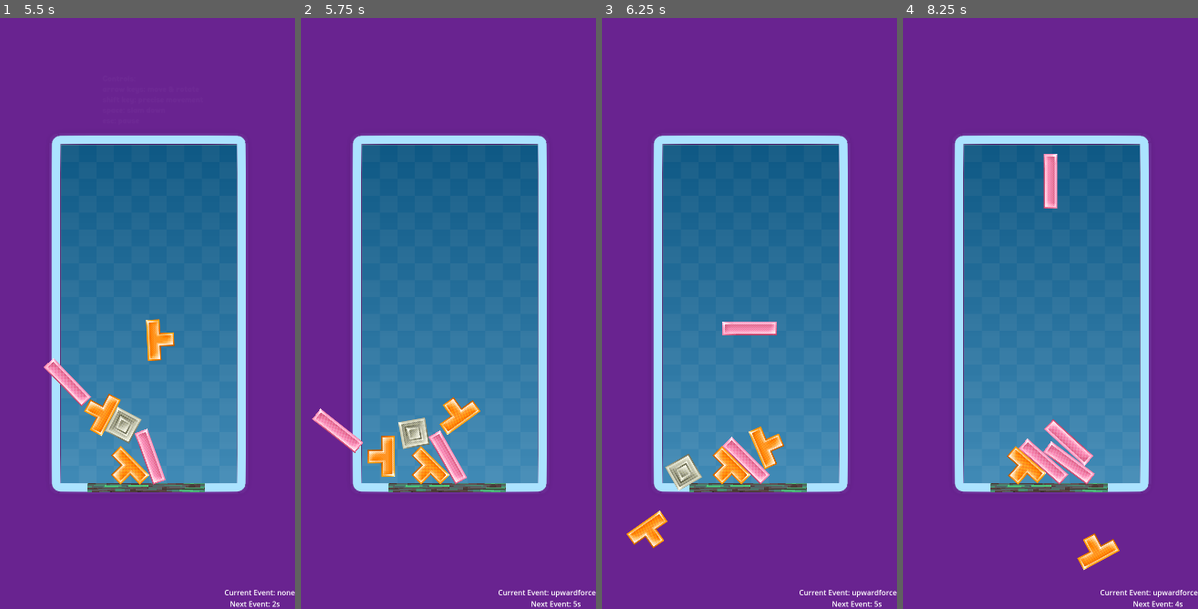
Above: before the commit, frames 1-4 (left to right).
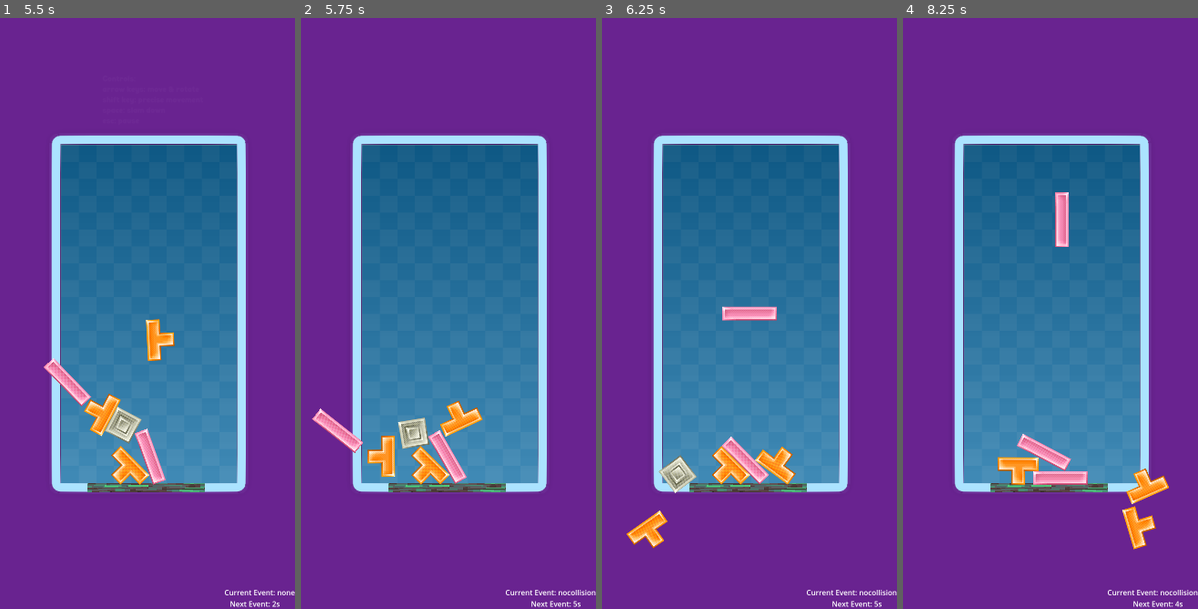
Above: after the commit, the same moments.

Repository: lpuv/evil-tetris
Game: Godot game, scene res://scenes/start_ui.tscn
Same seed, same stepped clock (60 frames per second), same inputs: the game is played once before the commit and once after it. Sound files missing from this copy of the repository are replaced by a short silence.
Inputs:
- Up to frame 1 (5.5 s): click "start!" at 0.5 s; hold Right (right) 1.28-2.03 s; tap Space (space) every 0.75 s from 1.35 to 5.1 s; hold Down (down) 2.03-2.78 s; hold Right (right) 2.78-3.53 s; hold Up (up) 3.53-4.28 s; hold Left (left) from 4.28 s (still down)
- Up to frame 2 (5.75 s): keep holding Left (left)
- Up to frame 3 (6.25 s): release Left (left) at 5.78 s; hold Down (down) from 5.78 s (still down); tap Space (space) at 5.85 s
- Up to frame 4 (8.25 s): release Down (down) at 6.53 s; hold Right (right) 6.53-7.28 s; tap Space (space) at 6.6, 7.35, 8.1 s; hold Up (up) 7.28-8.03 s; hold Right (right) from 8.03 s (still down)

Frame 1 is identical in both runs. In frame 2, 0.9% of the frame differs, in the area x 32-100%, y 64-98%; in frame 3, 2.6%; in frame 4, 4.4%, in the area x 32-100%, y 22-98%.

Commit message:
minor cleanup

Diff:
--- a/project/scripts/blocklogic.gd
+++ b/project/scripts/blocklogic.gd
@@ -8,6 +8,7 @@
 @export var is_controllable: bool
 
 var is_rotating_chaos = false
+var is_unique = false
 
 
 func get_random_angle() -> int:
@@ -67,8 +68,8 @@
 	elif node.name != "walls" and node.name != "deathplane" and is_controllable:
 		is_controllable = false
 		set_collision_layer_value(2, true)  # other pieces
+		set_collision_mask_value(2, true)
 		set_collision_layer_value(1, false) # walls
-		set_collision_mask_value(2, true)
 		set_collision_mask_value(1, false)
 		set_collision_layer_value(4, true) # floaty & flying pieces
 		set_collision_mask_value(4, true)
@@ -76,3 +77,8 @@
 		set_collision_mask_value(5, true)
 		set_meta("is_landed", true) # win check
 		gravity_scale = 1
+
+	print(node.get_parent().name + " " + get_parent().name)
+
+	if node.get_parent().name == get_parent().name and is_unique:
+		print("omg")
--- a/project/scripts/main.gd
+++ b/project/scripts/main.gd
@@ -17,6 +17,7 @@
 var is_rotating_chaos = false
 var is_random_gravity = false
 var is_fast_gravity = false
+var is_unique = false
 
 var music_player: AudioStreamPlayer
 var chaos_player: AudioStreamPlayer
@@ -49,13 +50,14 @@
 	body.contact_monitor = true
 	body.max_contacts_reported = 5
 	body.set_meta("to_delete", false)
+	body.set_meta("is_quantum", false)
 
 
 	# chaos
 	if is_not_colliding:
 		body.set_collision_layer_value(1, false)
+		body.set_collision_mask_value(1, false)
 		body.set_collision_layer_value(2, false)
-		body.set_collision_mask_value(1, false)
 		body.set_collision_mask_value(2, false)
 		body.set_collision_layer_value(3, true)
 		body.set_collision_mask_value(3, true)
@@ -63,6 +65,7 @@
 
 
 	current_piece = piece
+	body.add_to_group("pieces")
 
 
 func _ready():
@@ -178,30 +181,23 @@
 	elif event == "bouncy":
 		current_piece.get_node("RigidBody2D").physics_material_override = bouncyMaterial
 	elif event == "rotatechaos":
-		for child in get_children():
-			for child_child in child.get_children():
-				if child_child is RigidBody2D:
-					child_child.is_rotating_chaos = true
+		is_rotating_chaos = true
+		for child in get_tree().get_nodes_in_group("pieces"):
+			child.is_rotating_chaos = true
 		$EventTimer.start()
 	elif event == "randomgravity":
 		$ceiling.is_random_gravity = true
 	elif event == "fastgravity":
 		$ceiling.is_fast_gravity = true
 	elif event == "downwardsforce":
-		for child in get_children():
-			for child_child in child.get_children():
-				if child_child is RigidBody2D:
-					child_child.apply_force(Vector2(0, 1000))
+		for piece in get_tree().get_nodes_in_group("pieces"):
+			piece.apply_force(Vector2(0, 1000))
 	elif event == "randomforce":
-		for child in get_children():
-			for child_child in child.get_children():
-				if child_child is RigidBody2D:
-					child_child.apply_force(Vector2(randi_range(-10000, 10000), randi_range(-10000, 10000)))
+		for piece in get_tree().get_nodes_in_group("pieces"):
+			piece.apply_force(Vector2(rng.randi_range(-10000, 10000), rng.randi_range(-10000, 10000)))
 	elif event == "friction":
-		for child in get_children():
-			for child_child in child.get_children():
-				if child_child is RigidBody2D:
-					child_child.physics_material_override = frictionMaterial
+		for piece in get_tree().get_nodes_in_group("pieces"):
+			piece.physics_material_override = frictionMaterial
 	elif event == "randomcenterofmass":
 		current_piece.get_node("RigidBody2D").center_of_mass_mode = RigidBody2D.CenterOfMassMode.CENTER_OF_MASS_MODE_CUSTOM
 		current_piece.get_node("RigidBody2D").center_of_mass = Vector2(randi_range(-20, 20), randi_range(0, 20))
@@ -240,7 +236,18 @@
 	elif event == "tiny":
 		current_piece.get_node("RigidBody2D").get_node("Sprite2D").scale = Vector2(0.5, 0.5)
 		current_piece.get_node("RigidBody2D").get_node("CollisionPolygon2D").scale = Vector2(0.5, 0.5)
-
+	elif event == "magnetic":
+		for block1 in get_tree().get_nodes_in_group("pieces"):
+			for block2 in get_tree().get_nodes_in_group("pieces"):
+				if block1 != block2:
+					var direction = (block2.position - block1.position).normalized()
+					var distance = block1.position.distance_to(block2.position)
+					var force = direction * (10000.0/distance)
+					block1.apply_central_impulse(force)
+	elif event == "unique":
+		for piece in get_tree().get_nodes_in_group("pieces"):
+			piece.is_unique = true
+		$EventTimer.start()
 
 
 func _on_twenty_sec_timer_timeout() -> void:
@@ -258,8 +265,11 @@
 
 
 func _on_event_timer_timeout() -> void:
-	is_rotating_chaos = false
-	for child in get_children():
-			for child_child in child.get_children():
-				if child_child is RigidBody2D:
-					child_child.is_rotating_chaos = false
+	if is_rotating_chaos:
+		is_rotating_chaos = false
+		for child in get_tree().get_nodes_in_group("pieces"):
+			child.is_rotating_chaos = false
+	if is_unique:
+		is_unique = false
+		for child in get_tree().get_nodes_in_group("pieces"):
+			child.is_unique = false
--- a/project/scripts/shared.gd
+++ b/project/scripts/shared.gd
@@ -45,4 +45,6 @@
 	"amongus": 10,
 	"huge": 10,
 	"tiny": 10,
+	"magnetic": 10,
+	"unique": 10,
 }
Binary file added: project/assets/flipper.png
Not shown, added: project/assets/flipper.png.import
